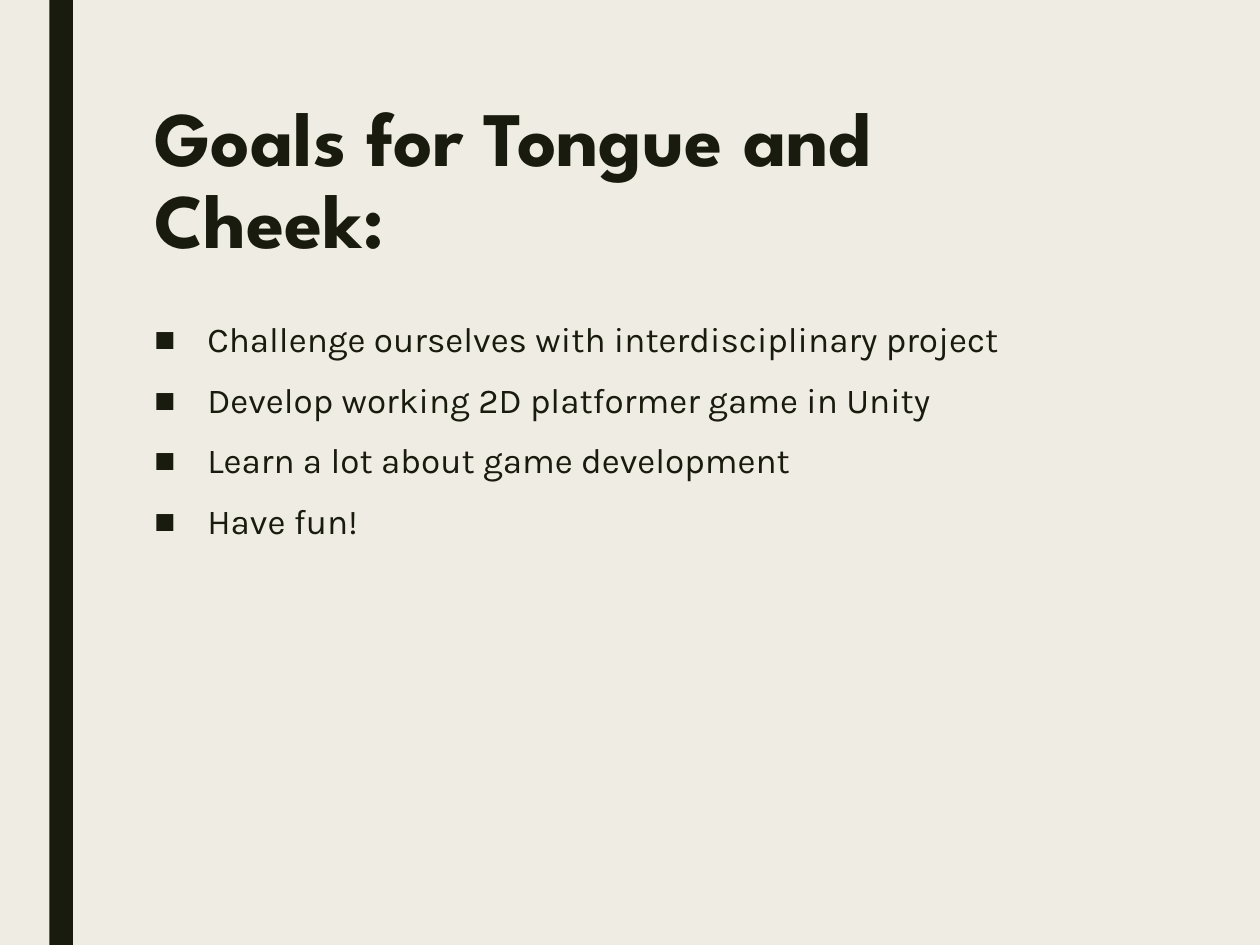
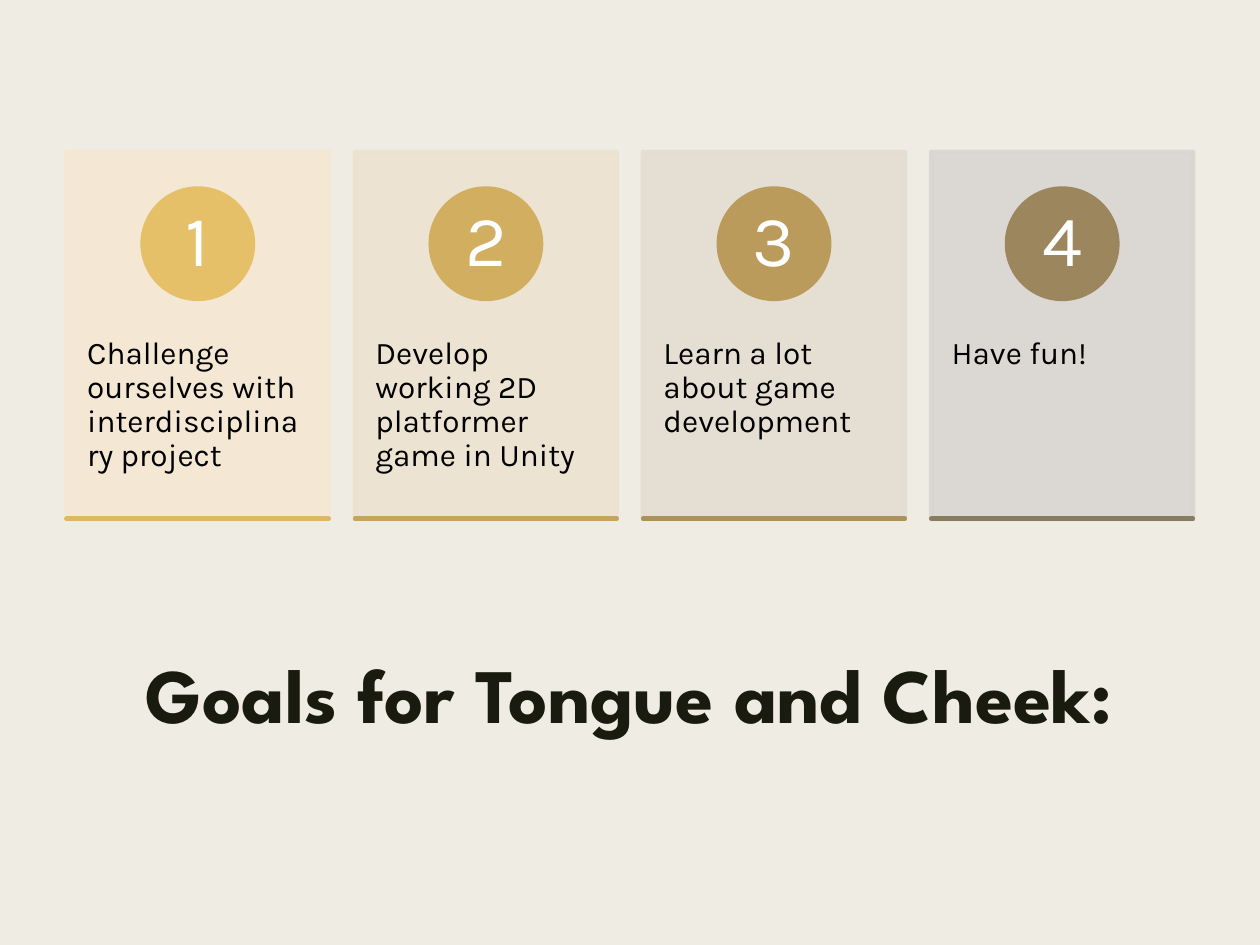
Before and after one commit to SamChami/Tongue-and-Cheek, a slide deck: slide 5 of docs/TongueAndCheek.pptx (slide 3 before the commit). Drawn at 1260x945 pixels with LibreOffice and Linux fonts; fonts in the diff are those of the drawing. Boxes give left, top, right and bottom in pixels: in the first picture for what was removed or moved away, otherwise in the second. Text is boxed around its words. In the diff, an @@ line names an element or a change of style, - is before the commit and + after.

```diff
--- a/docs/TongueAndCheek.pptx
+++ b/docs/TongueAndCheek.pptx
@@ rectangle added at (x1=0, y1=0, x2=1260, y2=945), fill #EFEDE3 @@
@@ text removed at (x1=207, y1=328, x2=998, y2=535) @@
-■ Challenge ourselves with interdisciplinary project
-■ Develop working 2D platformer game in Unity
-■ Learn a lot about game development
-■ Have fun!
@@ group added at (x1=67, y1=152, x2=1193, y2=519): 8 rectangles, 8 texts, 4 ellipses @@
+Challenge ourselves with interdisciplinary project
+1
+Develop working 2D platformer game in Unity
+2
+Learn a lot about game development
+3
+Have fun!
+4
@@ title "Goals for Tongue and Cheek:" moved from (x1=154, y1=112, x2=871, y2=249) to (x1=146, y1=669, x2=1113, y2=740) @@
@@ title "Goals for Tongue and Cheek:" at (x1=146, y1=669, x2=1113, y2=740): alignment left to centre @@
```
Also in this commit, not shown: 7 other slides changed, 1 slide added, 1 slide removed.
